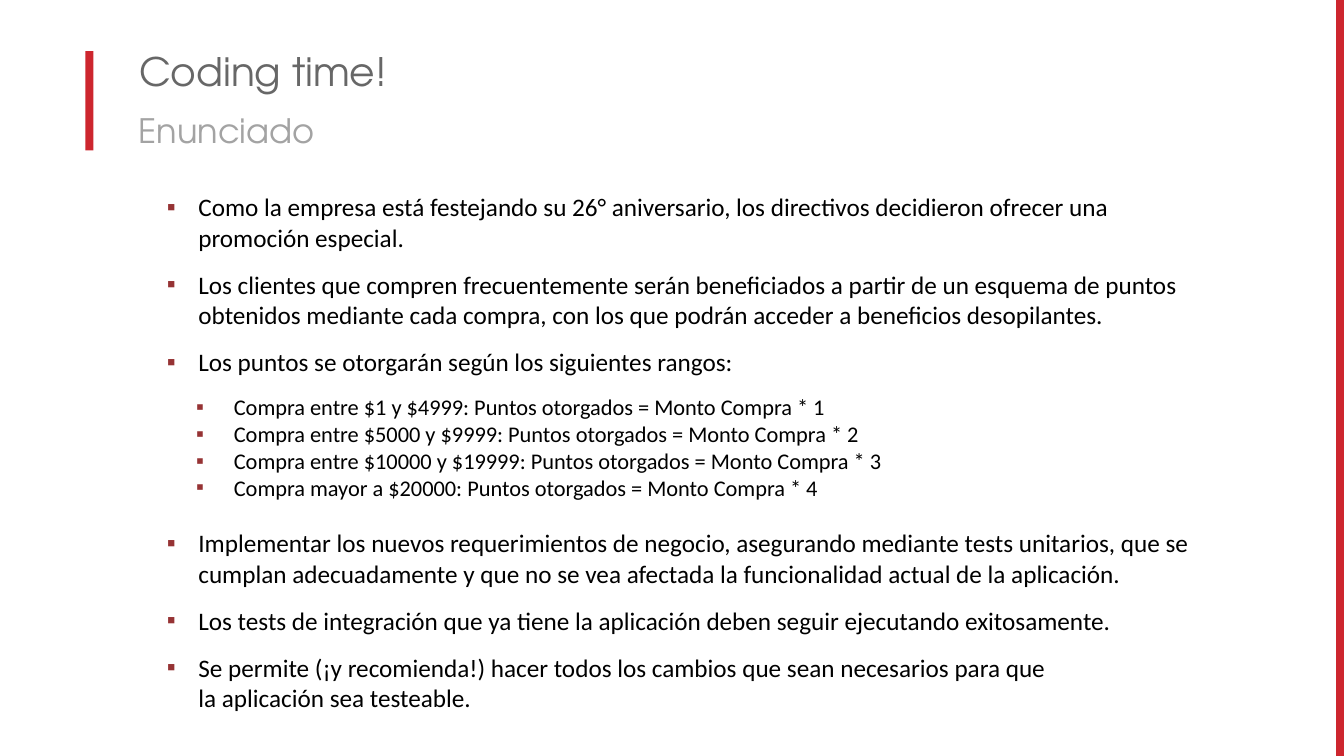
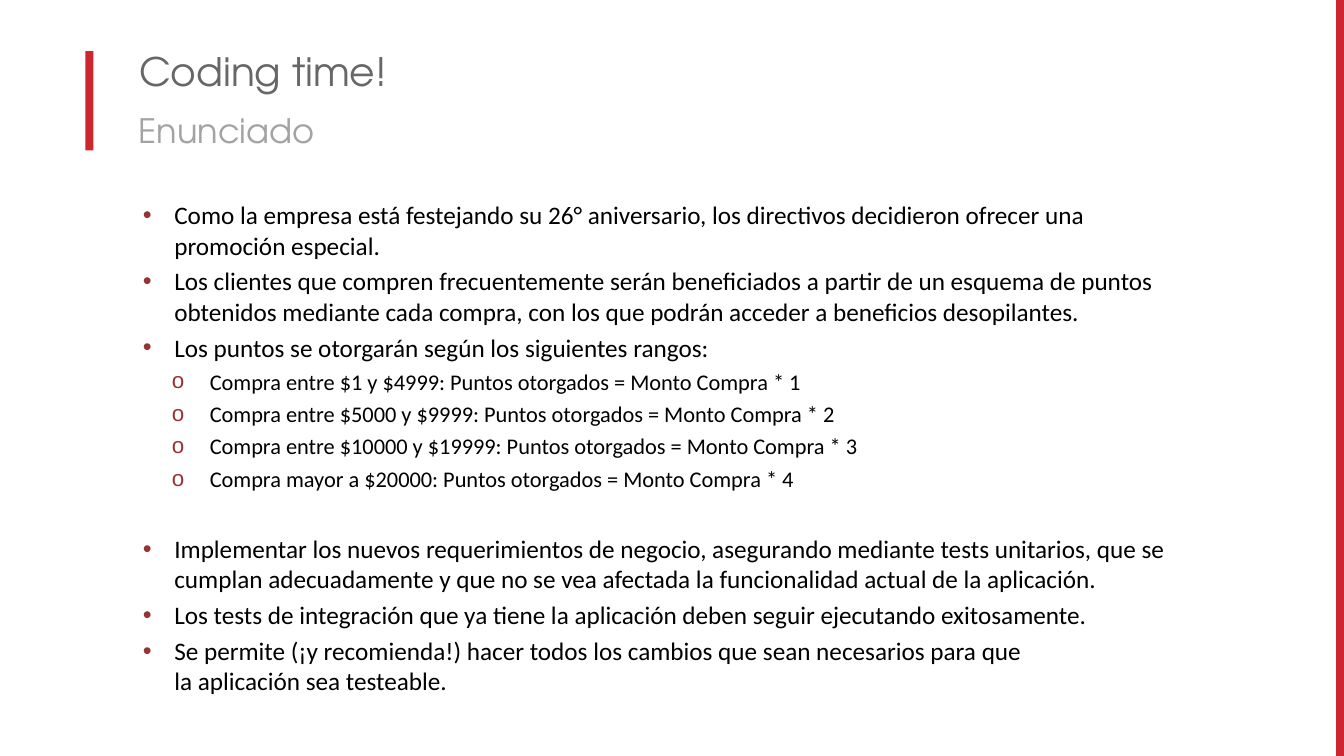
Before and after one commit to lgoldin/DesigningTestableApplications, a slide deck: slide 40 of MUG - Diseñando Aplicaciones Testeables.pptx. Drawn at 1344x756 pixels with LibreOffice and Linux fonts; fonts in the diff are those of the drawing; background and template pictures are left out. Boxes give left, top, right and bottom in pixels: in the first picture for what was removed or moved away, otherwise in the second. Text is boxed around its words. In the diff, an @@ line names an element or a change of style, - is before the commit and + after.

```diff
--- a/MUG - Diseñando Aplicaciones Testeables.pptx
+++ b/MUG - Diseñando Aplicaciones Testeables.pptx
@@ text "Como la empresa está festejando ...": place and size @@
-text "Como la empresa está festejando ..." at <box>198,198,1188,711</box>
+text "Como la empresa está festejando ..." at <box>174,206,1164,694</box>
@@ text "Como la empresa está festejando ..." at <box>174,206,1164,694</box>: bullet ▪ to •; less space between paragraphs; bullet ▪ to o; more space between paragraphs @@
```
Also in this commit, not shown: 33 other slides changed.
